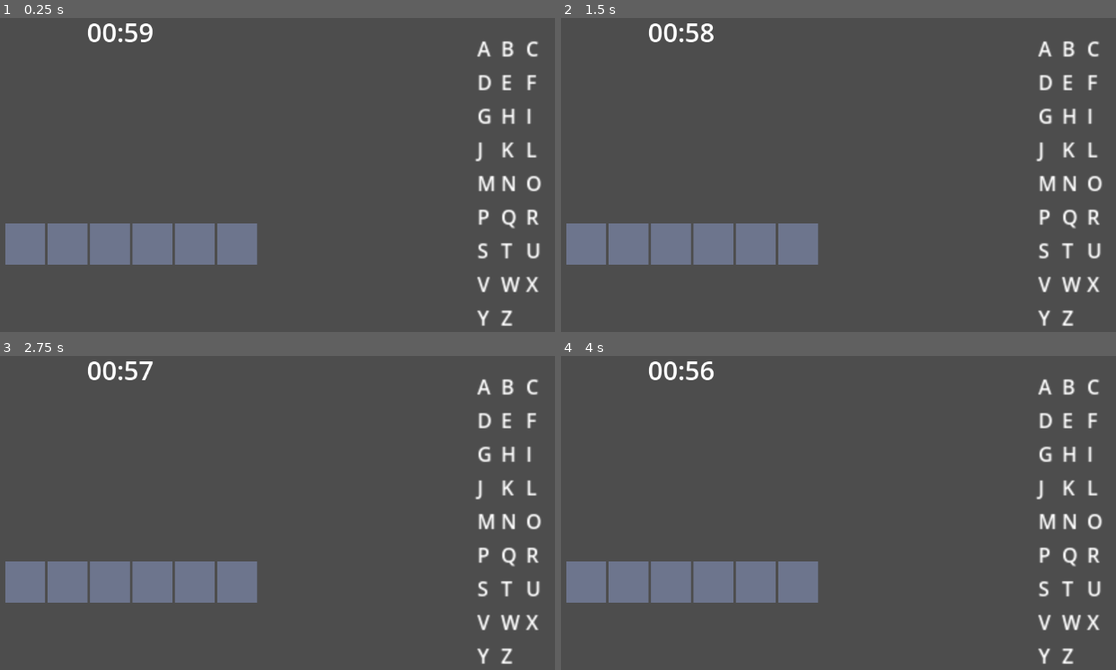
Above: before the commit, frames 1-4 (two rows, left to right).
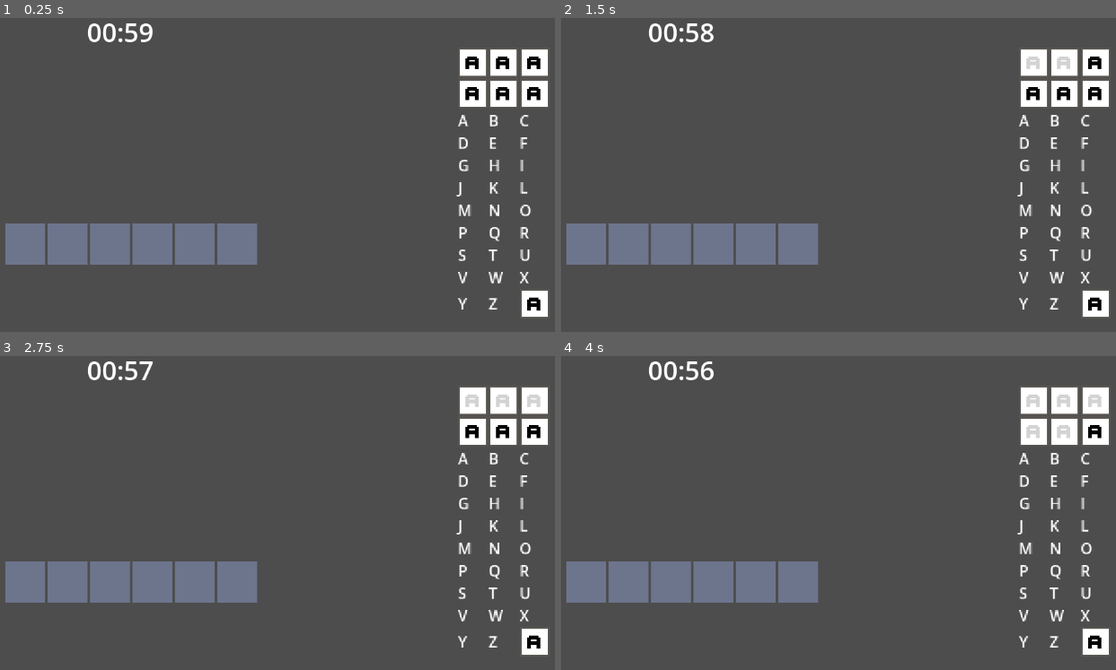
Above: after the commit, the same moments.

Repository: sugarvoid/spelling-spree
Game: Godot game, scene res://game/game.tscn
Same seed, same stepped clock (60 frames per second), same inputs: the game is played once before the commit and once after it. The project has no main scene, so this scene is started directly.
Inputs (mouse positions are in pixels of both pictures, inside the frame that each line leads up to):
- Up to frame 1 (0.25 s): no input
- Up to frame 2 (1.5 s): click (1032, 61) at 0.5 s, where only the run after the commit has a clickable "A"; click (1066, 61) at 1.25 s, where only the run after the commit has a clickable "A"
- Up to frame 3 (2.75 s): click (532, 399) at 2 s, where only the run after the commit has a clickable "A"
- Up to frame 4 (4 s): click (1032, 431) at 2.75 s, where only the run after the commit has a clickable "A"; click (1066, 431) at 3.5 s, where only the run after the commit has a clickable "A"

The runs differ from the first frame. In frame 1, 5.3% of the frame differs, in the area x 82-99%, y 7-99%; in frame 2, 5.3%; in frame 3, 5.3%; in frame 4, 5.3%.

Commit message:
Replace letter bank labels with buttons

Diff:
--- a/game/game.gd
+++ b/game/game.gd
@@ -1,3 +1,4 @@
+class_name LetterButton
 extends Control
 
 
--- a/game/game.tscn
+++ b/game/game.tscn
@@ -31,11 +31,11 @@
 
 [node name="LetterBank" parent="." instance=ExtResource("5")]
 layout_mode = 0
-offset_left = 1026.0
-offset_top = 56.0
-offset_right = 1090.0
-offset_bottom = 322.0
-scale = Vector2(2, 2)
+offset_left = 995.0
+offset_top = 78.0
+offset_right = 1093.0
+offset_bottom = 392.0
+scale = Vector2(1.5, 1.5)
 
 [node name="CountDown" parent="." instance=ExtResource("6")]
 anchors_preset = 0
@@ -45,3 +45,5 @@
 offset_top = 24.0
 offset_right = -395.0
 offset_bottom = -491.0
+grow_horizontal = 1
+grow_vertical = 1
--- a/game/letter_bank/letter_bank.tscn
+++ b/game/letter_bank/letter_bank.tscn
@@ -1,12 +1,33 @@
-[gd_scene load_steps=2 format=3 uid="uid://dwt73q684agak"]
+[gd_scene load_steps=3 format=3 uid="uid://dwt73q684agak"]
 
 [ext_resource type="Script" path="res://game/letter_bank/letter_bank.gd" id="1"]
+[ext_resource type="PackedScene" uid="uid://cpvwosp7hnpna" path="res://letter_button.tscn" id="2_4b7ch"]
 
 [node name="LetterBank" type="GridContainer"]
 offset_right = 64.0
 offset_bottom = 206.0
+theme_override_constants/h_separation = 1
+theme_override_constants/v_separation = 1
 columns = 3
 script = ExtResource("1")
+
+[node name="LetterButton" parent="." instance=ExtResource("2_4b7ch")]
+layout_mode = 2
+
+[node name="LetterButton3" parent="." instance=ExtResource("2_4b7ch")]
+layout_mode = 2
+
+[node name="LetterButton4" parent="." instance=ExtResource("2_4b7ch")]
+layout_mode = 2
+
+[node name="LetterButton5" parent="." instance=ExtResource("2_4b7ch")]
+layout_mode = 2
+
+[node name="LetterButton6" parent="." instance=ExtResource("2_4b7ch")]
+layout_mode = 2
+
+[node name="LetterButton7" parent="." instance=ExtResource("2_4b7ch")]
+layout_mode = 2
 
 [node name="A" type="Label" parent="."]
 layout_mode = 2
@@ -111,3 +132,6 @@
 [node name="Z" type="Label" parent="."]
 layout_mode = 2
 text = "Z"
+
+[node name="LetterButton2" parent="." instance=ExtResource("2_4b7ch")]
+layout_mode = 2
--- a/game/word_database.gd
+++ b/game/word_database.gd
@@ -26,6 +26,13 @@
 	"strike"
 ]
 
+const WORD_7: Array = [
+	"almond",
+	"groove",
+	"island",
+	"motion",
+	"strike"
+]
 
 func _ready() -> void:
 	pass
@@ -39,10 +46,10 @@
 func get_word(length: int) -> Array:
 	match length:
 		5:
-			return _string_to_array("match")
+			return _string_to_array(WORD_5.pick_random())
 		6:
-			return _string_to_array("hotdog")
+			return _string_to_array(WORD_7.pick_random())
 		7:
-			return _string_to_array("hotdogs")
+			return _string_to_array(WORD_7.pick_random())
 		_:
 			return []
--- /dev/null
+++ b/letter_button.gd
@@ -0,0 +1,33 @@
+extends TextureButton
+
+signal was_pressed
+
+const COLOR_GRAY: Color = Color.LIGHT_GRAY
+const COLOR_BLACK: Color = Color.BLACK
+
+var value: String = "w"
+
+# Called when the node enters the scene tree for the first time.
+func _ready() -> void:
+	self.connect("pressed", self._send_letter)
+
+
+# Called every frame. 'delta' is the elapsed time since the previous frame.
+func _process(delta: float) -> void:
+	pass
+
+
+func _send_letter() -> void:
+	print(self.value)
+	# send letter to bank
+	self.disable_button()
+
+
+func disable_button() -> void:
+	$Lbl_Letter.set("theme_override_colors/font_color", COLOR_GRAY)
+	self.disabled = true
+
+
+func enable_button() -> void:
+	$Lbl_Letter.set("theme_override_colors/font_color", COLOR_BLACK)
+	self.disabled = false
--- /dev/null
+++ b/letter_button.tscn
@@ -0,0 +1,23 @@
+[gd_scene load_steps=4 format=3 uid="uid://cpvwosp7hnpna"]
+
+[ext_resource type="Texture2D" uid="uid://rfksxeedgrno" path="res://game/letter_button_default.png" id="1_ocbes"]
+[ext_resource type="FontFile" uid="uid://d2na4jrd3urtg" path="res://game/font/ThaleahFat.ttf" id="2_8i3tq"]
+[ext_resource type="Script" path="res://letter_button.gd" id="2_rupmg"]
+
+[node name="LetterButton" type="TextureButton"]
+texture_normal = ExtResource("1_ocbes")
+script = ExtResource("2_rupmg")
+
+[node name="Lbl_Letter" type="Label" parent="."]
+layout_mode = 1
+anchors_preset = 15
+anchor_right = 1.0
+anchor_bottom = 1.0
+grow_horizontal = 2
+grow_vertical = 2
+theme_override_colors/font_color = Color(0, 0, 0, 1)
+theme_override_fonts/font = ExtResource("2_8i3tq")
+theme_override_font_sizes/font_size = 32
+text = "A"
+horizontal_alignment = 1
+vertical_alignment = 1
--- a/project.godot
+++ b/project.godot
@@ -34,5 +34,6 @@
 
 renderer/rendering_method="mobile"
 environment/defaults/default_environment="res://default_env.tres"
+textures/canvas_textures/default_texture_filter=0
 quality/driver/driver_name="GLES2"
 vram_compression/import_etc=true
Binary file added: game/letter_button_default.png
Not shown, added: game/letter_button_default.png.import
Not shown, added: tepm/word_full.txt
Not shown, added: tepm/word_fixer.py
